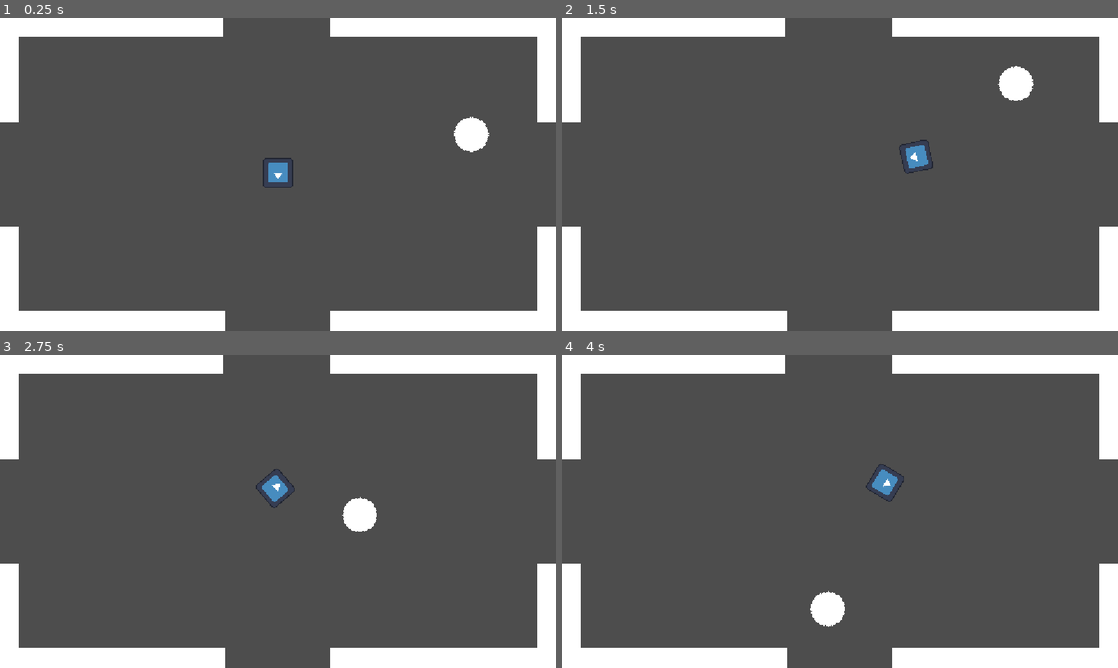
Above: before the commit, frames 1-4 (two rows, left to right).
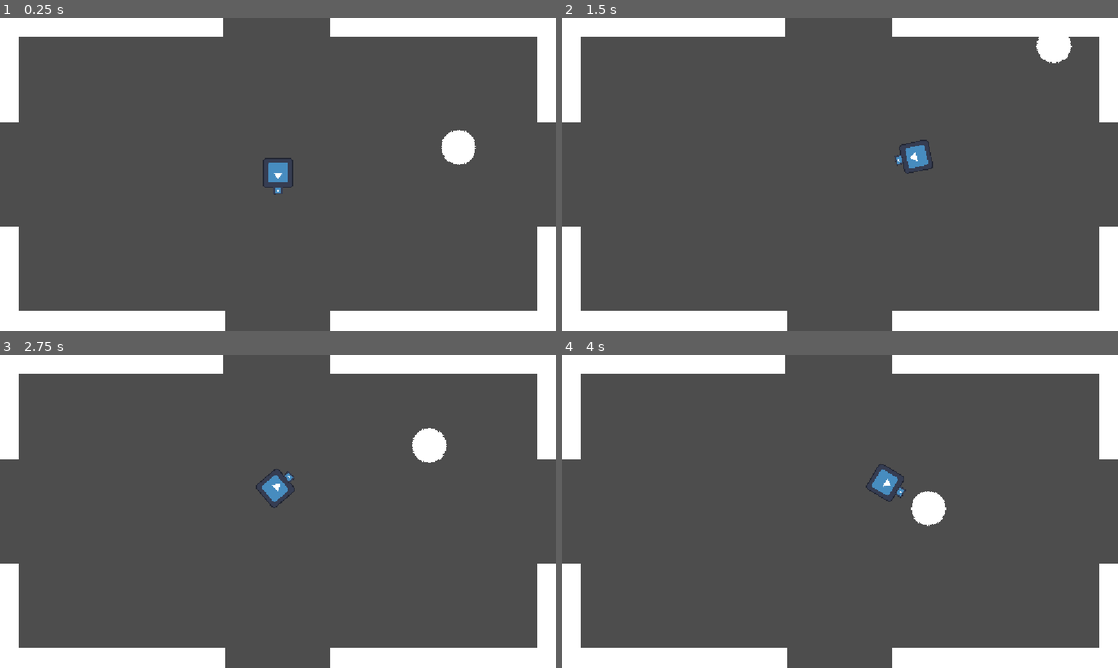
Above: after the commit, the same moments.

Repository: nilstop/BouldersGate
Game: Godot game, scene res://World/world.tscn
Same seed, same stepped clock (60 frames per second), same inputs: the game is played once before the commit and once after it. The engine's default icon, where the game draws it, is replaced by a stand-in: a white triangle on a blue panel in a dark square.
Inputs (mouse positions are in pixels of both pictures, inside the frame that each line leads up to):
- Up to frame 1 (0.25 s): no input
- Up to frame 2 (1.5 s): tap Enter at 0.5 s; move the mouse to (962, 158) at 0.52 s; hold D (right) 0.53-1.25 s; tap W (up) at 0.6, 0.77, 1.07 s; click (962, 158) at 0.67 s; drag from (728, 190) to (934, 158) at 1.27 s
- Up to frame 3 (2.75 s): move the mouse to (333, 442) at 2.02 s; hold A (left) from 2.03 s (still down); tap Backspace at 2.1 s; tap W (up) at 2.3 s
- Up to frame 4 (4 s): release A (left) at 2.75 s; drag from (812, 574) to (834, 489) at 2.77 s; move the mouse to (1006, 558) at 3.52 s; hold D (right) from 3.53 s (still down); tap F at 3.6 s; tap W (up) at 3.77, 3.8 s

The runs differ from the first frame. In frame 1, 0.7% of the frame differs, in the area x 49-88%, y 31-57%; in frame 2, 1.0%; in frame 3, 1.1%; in frame 4, 1.1%, in the area x 44-70%, y 41-87%.

Commit message:
slowing down game while hit

Diff:
--- a/boulder's-gate/Boulder/boulder.gd
+++ b/boulder's-gate/Boulder/boulder.gd
@@ -1,26 +1,37 @@
 extends CharacterBody2D
 
 @export var player : CharacterBody2D
-@export var speed := 300
+@export var speed := 300.0
 @export var vel_damping : float
 
 
 enum States {ROLLING, AIMING}
 
+var current_velocity := speed
 var state : States = States.ROLLING: set = set_state
 var player_distance : int
+var speed_multiplier := 1.0: set = set_sm
 
 func set_state(new_state):
 	if new_state == States.AIMING:
 		velocity = Vector2.ZERO
 	if new_state == States.ROLLING:
-		velocity = Vector2.RIGHT.rotated(rotation) * speed
+		current_velocity = speed
+		velocity = Vector2.RIGHT.rotated(rotation) * current_velocity * speed_multiplier
 	state = new_state
 
 func _ready() -> void:
 	velocity = Vector2.UP.rotated(deg_to_rad(45)) * speed
+	player.connect("hit", slow_down)
+
+func slow_down():
+	var tween = create_tween()
+	tween.tween_method(set_sm, 0.0, 1.0, 2.0).set_ease(Tween.EASE_IN).set_trans(Tween.TRANS_CUBIC)
 
 
+func set_sm(new_sm):
+	speed_multiplier = new_sm
+	velocity = Vector2.RIGHT.rotated(rotation) * current_velocity * speed_multiplier
 
 func _physics_process(delta: float) -> void:
 	if !(is_on_floor() or is_on_wall() or is_on_ceiling()):
@@ -32,3 +43,4 @@
 	if collision and state == States.ROLLING:
 		velocity = velocity.bounce(collision.get_normal())
 		velocity *= vel_damping
+		current_velocity *= vel_damping
--- a/boulder's-gate/Boulder/boulder.tscn
+++ b/boulder's-gate/Boulder/boulder.tscn
@@ -9,7 +9,6 @@
 [node name="Boulder" type="CharacterBody2D" groups=["boulder"]]
 collision_layer = 2
 script = ExtResource("1_v1ejd")
-speed = 450
 vel_damping = 0.7
 
 [node name="Sprite2D" type="Sprite2D" parent="."]
--- a/boulder's-gate/Enemies/basic_enemy.gd
+++ b/boulder's-gate/Enemies/basic_enemy.gd
@@ -6,13 +6,19 @@
 
 @export var speed : int
 
-var speed_multiplier := 1.0
+var speed_multiplier := 1.0: set = set_sm
+
+func set_sm(new_sm):
+	speed_multiplier = new_sm
+
+func _ready() -> void:
+	player.connect("hit", slow_down)
 
 func _physics_process(_delta: float) -> void:
-	if Global.p_invisible == true:
-		speed_multiplier = 0.3
-	else:
-		speed_multiplier = 1.0
+	#if Global.p_invisible == true:
+	#	speed_multiplier = 0.3
+	#else:
+	#	speed_multiplier = 1.0
 	velocity = Vector2.RIGHT.rotated(rotation) * speed * speed_multiplier
 	move_and_slide()
 	check_boulder_collision()
@@ -23,12 +29,14 @@
 func die():
 	queue_free()
 
+func slow_down():
+	var tween = create_tween()
+	tween.tween_method(set_sm, 0.0, 1.0, 2.0).set_ease(Tween.EASE_IN).set_trans(Tween.TRANS_CUBIC)
+
+
+
 func check_boulder_collision():
 	if boulder_area.has_overlapping_bodies():
 		var body = boulder_area.get_overlapping_bodies()[0]
 		if body.state == body.States.ROLLING:
 			die()
-		#for body in boulder_area.get_overlapping_bodies():
-		#	if body.is_in_group("boulder"):
-		#		if body.state == body.States.ROLLING:
-		#			die()
--- a/boulder's-gate/Enemies/basic_enemy.tscn
+++ b/boulder's-gate/Enemies/basic_enemy.tscn
@@ -9,7 +9,7 @@
 [sub_resource type="CircleShape2D" id="CircleShape2D_gie15"]
 radius = 15.132746
 
-[node name="BasicEnemy" type="CharacterBody2D"]
+[node name="BasicEnemy" type="CharacterBody2D" groups=["enemy"]]
 collision_layer = 8
 collision_mask = 28
 script = ExtResource("1_dvx36")
--- a/boulder's-gate/Player/player.gd
+++ b/boulder's-gate/Player/player.gd
@@ -4,6 +4,9 @@
 
 @onready var boulder_area: Area2D = $BoulderArea
 @onready var invis_frames: Timer = $InvisFrames
+@onready var flash_timer: Timer = $FlashTimer
+@onready var collision_shape: CollisionShape2D = $CollisionShape2D
+@onready var sprite: Sprite2D = $Sprite2D
 
 @export var boulder : CharacterBody2D
 @export var speed : int
@@ -61,10 +64,22 @@
 
 #enemy hits you
 func _on_enemey_area_body_entered(body: Node2D) -> void:
-		if !Global.p_invisible:
+		if !Global.p_invisible and state != States.AIMING:
+			collision_shape.disabled = true
+			sprite.visible = !sprite.visible
+			flash_timer.start()
 			invis_frames.start()
+			emit_signal("hit")
 			Global.p_invisible = true
 			Global.p_health -= 1
+			if body.is_in_group("enemy"):
+				body.die()
 
 func _on_invis_frames_timeout() -> void:
 	Global.p_invisible = false
+	collision_shape.disabled = false
+	flash_timer.stop()
+	sprite.visible = true
+
+func _on_flash_timer_timeout() -> void:
+	sprite.visible = !sprite.visible
--- a/boulder's-gate/Player/player.tscn
+++ b/boulder's-gate/Player/player.tscn
@@ -7,7 +7,7 @@
 radius = 25.0
 
 [sub_resource type="RectangleShape2D" id="RectangleShape2D_btcbx"]
-size = Vector2(15.5, 21)
+size = Vector2(21.5, 24)
 
 [sub_resource type="CircleShape2D" id="CircleShape2D_btcbx"]
 radius = 26.0
@@ -24,6 +24,12 @@
 scale = Vector2(0.484375, 0.484375)
 texture = ExtResource("1_l8h54")
 
+[node name="Sprite2D2" type="Sprite2D" parent="."]
+position = Vector2(36.21498, 0.2948287)
+rotation = 1.5707964
+scale = Vector2(0.16190447, 0.12735404)
+texture = ExtResource("1_l8h54")
+
 [node name="CollisionShape2D" type="CollisionShape2D" parent="."]
 shape = SubResource("CircleShape2D_4ntmi")
 
@@ -32,7 +38,7 @@
 collision_mask = 2
 
 [node name="CollisionShape2D" type="CollisionShape2D" parent="BoulderArea"]
-position = Vector2(36.25, 0)
+position = Vector2(39.25, 0)
 shape = SubResource("RectangleShape2D_btcbx")
 
 [node name="HitArea" type="Area2D" parent="."]
@@ -43,7 +49,11 @@
 shape = SubResource("CircleShape2D_btcbx")
 
 [node name="InvisFrames" type="Timer" parent="."]
-wait_time = 2.0
+wait_time = 3.0
+
+[node name="FlashTimer" type="Timer" parent="."]
+wait_time = 0.35
 
 [connection signal="body_entered" from="HitArea" to="." method="_on_enemey_area_body_entered"]
 [connection signal="timeout" from="InvisFrames" to="." method="_on_invis_frames_timeout"]
+[connection signal="timeout" from="FlashTimer" to="." method="_on_flash_timer_timeout"]
--- a/boulder's-gate/project.godot
+++ b/boulder's-gate/project.godot
@@ -30,6 +30,7 @@
 [global_group]
 
 boulder=""
+enemy=""
 
 [input]
 
